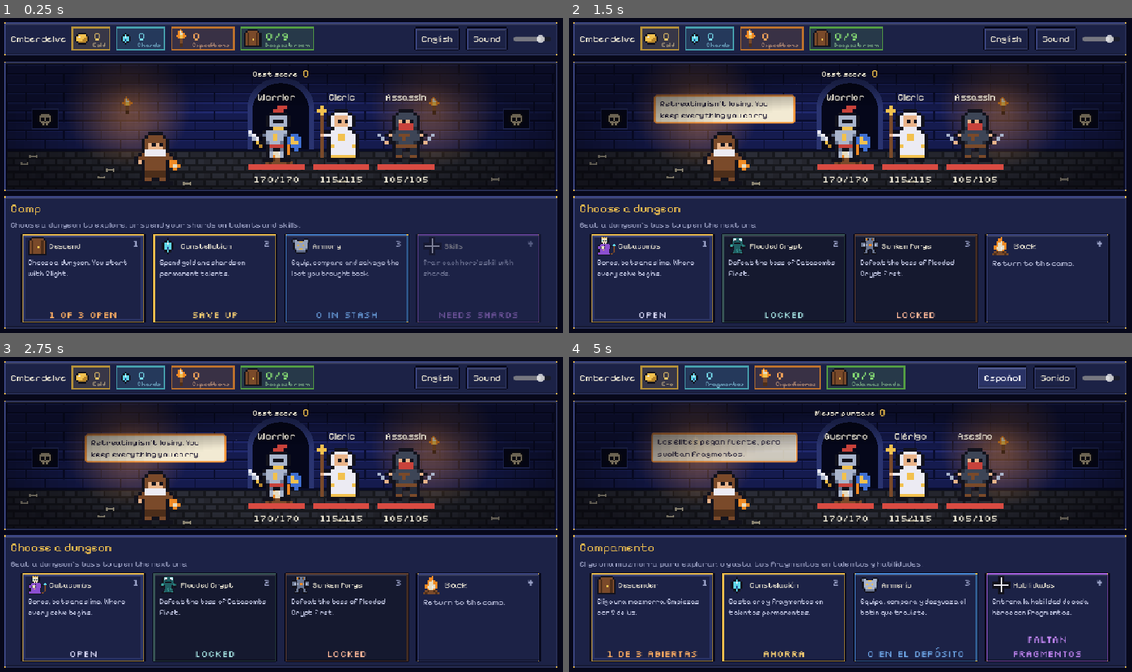
Above: before the commit, frames 1-4 (two rows, left to right).
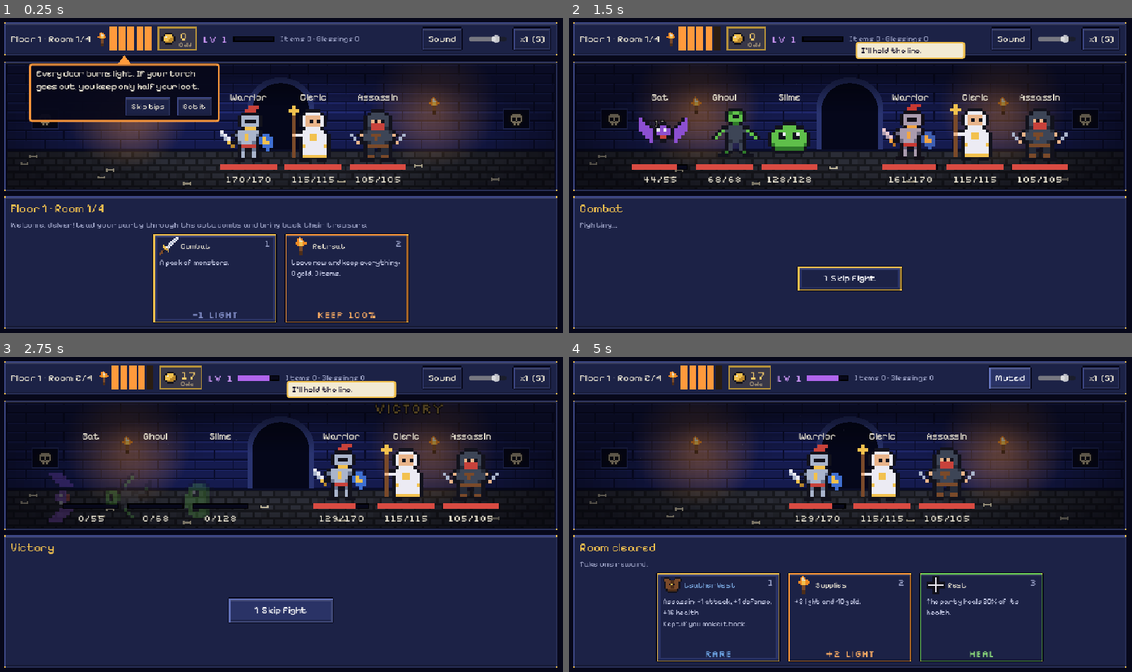
Above: after the commit, the same moments.

Repository: Morimx/emberdelve
Game: Godot game, scene res://scenes/main.tscn
Same seed, same stepped clock (60 frames per second), same inputs: the game is played once before the commit and once after it.
Inputs (mouse positions are in pixels of both pictures, inside the frame that each line leads up to; where the layout moved, square brackets give the same spot in the first picture):
- Up to frame 1 (0.25 s): no input
- Up to frame 2 (1.5 s): click (782, 279) [653, 279] at 0.5 s; click (1103, 106) at 1.25 s, where only the run after the commit has a clickable "Got it"
- Up to frame 3 (2.75 s): click (281, 618) at 2 s, where only the run after the commit has a clickable "1 Skip fight"
- Up to frame 4 (5 s): click (850, 609) at 2.75 s, where only the run after the commit has a clickable "1 Skip fight"; click (918, 542) at 3.5 s, where only the run after the commit has a clickable "Got it"; click (1008, 379) at 4.25 s, where only the run before the commit has a clickable "English"

The runs differ from the first frame. In frame 1, 17% of the frame differs, in the area x 1-98%, y 2-97%; in frame 2, 18%; in frame 3, 18%; in frame 4, 18%.

Commit message:
Add first-run tutorial tips, idle breathing and room fades
New players start straight in the Catacombs with short, skippable coach tips
(torch, combat speed, rewards, blessings, retreat, boss, constellation).
Seen tips are stored in the save; older saves with runs skip the tutorial.

Diff:
--- a/scripts/core/locale_es.gd
+++ b/scripts/core/locale_es.gd
@@ -13,6 +13,17 @@
 	"%d ready": "%d listos",
 	"(%d more to choose)": "(quedan %d por elegir)",
 	"(Couldn't save: %s)": "(No se pudo guardar: %s)",
+	# --- tutorial ---
+	"Welcome, delver! Lead your party through the catacombs and bring back their treasure.": "¡Bienvenido, explorador! Guía a tu grupo por las catacumbas y trae de vuelta su tesoro.",
+	"Every door burns light. If your torch goes out, you keep only half your loot.": "Cada puerta gasta luz. Si se apaga la antorcha, te quedas solo con la mitad del botín.",
+	"Your heroes fight on their own. Press S to speed up, or skip the fight.": "Tus héroes pelean solos. Pulsa S para acelerar o salta el combate.",
+	"Pick one reward. Items you carry out become permanent gear.": "Elige una recompensa. Los objetos que saques se vuelven equipo permanente.",
+	"Blessings power up the whole party until this expedition ends.": "Las bendiciones potencian a todo el grupo hasta que termine la expedición.",
+	"Your light is low! Retreat now to keep 100% of your loot.": "¡Queda poca luz! Retírate ahora para quedarte con el 100% del botín.",
+	"The boss waits behind this door. Beat it to open the next dungeon.": "El jefe espera tras esta puerta. Véncelo para abrir la siguiente mazmorra.",
+	"Spend what you brought back on permanent talents, then delve again.": "Gasta lo que trajiste en talentos permanentes y vuelve a bajar.",
+	"Skip tips": "Saltar consejos",
+	"Got it": "Entendido",
 	"+%d LIGHT": "+%d LUZ",
 	"+%d attack": "+%d ataque",
 	"+%d defense": "+%d defensa",
--- a/scripts/core/meta_state.gd
+++ b/scripts/core/meta_state.gd
@@ -41,6 +41,17 @@
 ## Volumen general (0 a 1) e idioma elegido ("" = el del navegador).
 var volume := 0.8
 var language := ""
+## Consejos del tutorial ya mostrados (id -> true). tips_off = el jugador los salteó.
+var tips_seen := {}
+var tips_off := false
+
+
+func should_tip(id: String) -> bool:
+	return not tips_off and not tips_seen.has(id)
+
+
+func mark_tip(id: String) -> void:
+	tips_seen[id] = true
 
 
 func is_dungeon_unlocked(d: DungeonData) -> bool:
@@ -271,6 +282,7 @@
 		"cleared": cleared.duplicate(), "skill_levels": skill_levels.duplicate(),
 		"scores": scores.duplicate(true),
 		"settings": {"muted": muted, "volume": volume, "language": language},
+		"tips": {"seen": tips_seen.keys(), "off": tips_off},
 		"saved_at": Time.get_unix_time_from_system(),
 	}
 
@@ -379,6 +391,14 @@
 		m.muted = bool(settings.get("muted", false))
 		m.volume = clampf(float(settings.get("volume", 0.8)), 0.0, 1.0)
 		m.language = String(settings.get("language", ""))
+	# Guardados de antes del tutorial: quien ya jugó no necesita los consejos.
+	var tips = d.get("tips", {"off": m.runs > 0})
+	if tips is Dictionary:
+		m.tips_off = bool(tips.get("off", false))
+		var seen = tips.get("seen", [])
+		if seen is Array:
+			for id in seen:
+				m.tips_seen[str(id)] = true
 	return m
 
 
--- /dev/null
+++ b/scripts/ui/coach_tip.gd
@@ -0,0 +1,102 @@
+class_name CoachTip
+extends Control
+## Consejo del tutorial: globo con texto corto y una flecha que rebota señalando un
+## elemento de la UI. No bloquea el juego: se cierra con "Got it", al saltar los consejos
+## o cuando main cambia de pantalla.
+
+signal dismissed(skip_all: bool)
+
+const WIDTH := 300.0
+const ARROW := Vector2(22, 14)
+const BOUNCE := 6.0
+
+var _target: Control
+var _panel := PanelContainer.new()
+var _arrow := Control.new()
+var _below := true
+var _bounce: Tween
+
+
+func show_for(target: Control, text: String, layer: Control) -> void:
+	_target = target
+	set_anchors_and_offsets_preset(Control.PRESET_FULL_RECT)
+	mouse_filter = Control.MOUSE_FILTER_IGNORE
+	z_index = 10
+	var box := StyleBoxFlat.new()
+	box.bg_color = Color(UiSkin.INK, 0.95)
+	box.border_color = UiSkin.TORCH
+	box.set_border_width_all(3)
+	box.set_corner_radius_all(4)
+	box.content_margin_left = 12
+	box.content_margin_right = 12
+	box.content_margin_top = 8
+	box.content_margin_bottom = 8
+	_panel.add_theme_stylebox_override("panel", box)
+	add_child(_panel)
+	var column := VBoxContainer.new()
+	column.add_theme_constant_override("separation", 6)
+	_panel.add_child(column)
+	var label := Label.new()
+	label.text = text
+	label.autowrap_mode = TextServer.AUTOWRAP_WORD_SMART
+	label.custom_minimum_size.x = WIDTH
+	label.add_theme_font_size_override("font_size", 15)
+	label.add_theme_color_override("font_color", UiSkin.TEXT)
+	column.add_child(label)
+	var buttons := HBoxContainer.new()
+	buttons.alignment = BoxContainer.ALIGNMENT_END
+	buttons.add_theme_constant_override("separation", 8)
+	column.add_child(buttons)
+	for entry in [[tr("Skip tips"), true], [tr("Got it"), false]]:
+		var b := Button.new()
+		b.text = entry[0]
+		b.focus_mode = Control.FOCUS_NONE  # el foco de teclado sigue en las cartas
+		b.add_theme_font_size_override("font_size", 13)
+		b.pressed.connect(func() -> void: dismissed.emit(entry[1]))
+		buttons.add_child(b)
+	_arrow.mouse_filter = Control.MOUSE_FILTER_IGNORE
+	_arrow.size = ARROW
+	_arrow.draw.connect(_draw_arrow)
+	add_child(_arrow)
+	layer.add_child(self)
+	modulate.a = 0.0
+	# Se ubica cuando el layout ya acomodó al objetivo.
+	await get_tree().process_frame
+	if not is_inside_tree():
+		return
+	_place()
+	get_viewport().size_changed.connect(_place)
+	create_tween().tween_property(self, "modulate:a", 1.0, 0.2)
+
+
+## Arriba del objetivo si está en la mitad inferior de la pantalla; si no, debajo.
+func _place() -> void:
+	if not is_instance_valid(_target) or not _target.is_visible_in_tree():
+		visible = false
+		return
+	var r := _target.get_global_rect()
+	_below = r.get_center().y < get_viewport_rect().size.y / 2.0
+	_panel.reset_size()
+	var ps := _panel.size
+	var origin := global_position
+	var arrow_y := r.end.y + 4.0 if _below else r.position.y - 4.0 - ARROW.y
+	var panel_y := arrow_y + ARROW.y if _below else arrow_y - ps.y
+	var panel_x := clampf(r.get_center().x - ps.x / 2.0, 8.0, size.x - ps.x - 8.0)
+	_panel.position = Vector2(panel_x, panel_y) - origin
+	_arrow.position = Vector2(r.get_center().x - ARROW.x / 2.0, arrow_y) - origin
+	_arrow.queue_redraw()
+	if _bounce:
+		_bounce.kill()
+	# El globo y la flecha rebotan hacia el objetivo.
+	var away := BOUNCE if _below else -BOUNCE
+	_bounce = create_tween().set_loops()
+	_bounce.tween_property(self, "position:y", away, 0.45).set_trans(Tween.TRANS_SINE).set_ease(Tween.EASE_IN_OUT)
+	_bounce.tween_property(self, "position:y", 0.0, 0.45).set_trans(Tween.TRANS_SINE).set_ease(Tween.EASE_IN_OUT)
+
+
+func _draw_arrow() -> void:
+	var tip_y := 0.0 if _below else ARROW.y
+	var base_y := ARROW.y if _below else 0.0
+	_arrow.draw_colored_polygon(PackedVector2Array([
+		Vector2(ARROW.x / 2.0, tip_y), Vector2(0, base_y), Vector2(ARROW.x, base_y),
+	]), UiSkin.TORCH)
--- a/scripts/ui/main.gd
+++ b/scripts/ui/main.gd
@@ -72,6 +72,7 @@
 var _backdrop: DungeonBackdrop
 ## Puntajes sobre la escena: la tabla al terminar una expedición o el récord en el campamento.
 var _score_panel: Control
+var _tip: CoachTip
 var _lanes: HBoxContainer
 var _enemy_row: HBoxContainer
 var _party_row: HBoxContainer
@@ -96,6 +97,12 @@
 	Locale.apply(meta.language)
 	_update_hud()
 	var resumed := RunStore.load_run(meta)
+	if resumed == null and meta.runs == 0 and meta.should_tip("start"):
+		# Primera vez: directo a la primera mazmorra, sin pasar por el campamento.
+		meta.mark_tip("start")
+		_rewarded_offered = true  # sin anuncio antes de la primera partida
+		_start_expedition(&"catacombs", tr("Welcome, delver! Lead your party through the catacombs and bring back their treasure."))
+		return
 	if resumed == null:
 		_show_camp(tr("This save comes from a newer version of the game and won't be modified.") if meta.newer_save else "")
 		return
@@ -181,7 +188,7 @@
 	for t in catalog:
 		if meta.can_buy(t):
 			affordable += 1
-	_add_card(SpriteBank.icon(&"gem"), tr("Constellation"), tr("Spend gold and shards on permanent talents."), tr("%d available") % affordable if affordable > 0 else tr("Save up"), UiSkin.GOLD, _open_talents)
+	var talents_card := _add_card(SpriteBank.icon(&"gem"), tr("Constellation"), tr("Spend gold and shards on permanent talents."), tr("%d available") % affordable if affordable > 0 else tr("Save up"), UiSkin.GOLD, _open_talents)
 	_add_card(SpriteBank.icon(&"armor"), tr("Armory"), tr("Equip, compare and salvage the loot you brought back."), tr("%d in stash") % meta.stash.size(), Loot.RARITY_COLORS[2], _open_armory)
 	var upgradable := 0
 	for h: HeroData in GameData.HEROES:
@@ -189,6 +196,8 @@
 			upgradable += 1
 	_add_card(SpriteBank.icon(&"cross"), tr("Skills"), tr("Train each hero's skill with shards."), tr("%d ready") % upgradable if upgradable > 0 else tr("Needs shards"), BOON_COLOR, _show_skills)
 	_focus_first_card()
+	if meta.runs > 0:
+		_coach("camp", talents_card, tr("Spend what you brought back on permanent talents, then delve again."))
 
 
 func _show_dungeon_select() -> void:
@@ -224,13 +233,13 @@
 		_show_skills()
 
 
-func _start_expedition(dungeon_id: StringName = &"catacombs") -> void:
+func _start_expedition(dungeon_id: StringName = &"catacombs", intro := "") -> void:
 	if not _rewarded_offered:
 		Platform.request_ad("midgame")
 	_rewarded_offered = false
 	_attach(GameData.new_expedition(meta, randi(), dungeon_id))
 	_save_run()
-	_show_doors(tr("You enter the %s. Every room burns light: get out before it goes dark.") % tr(GameData.dungeon(dungeon_id).display_name))
+	_show_doors(intro if intro != "" else tr("You enter the %s. Every room burns light: get out before it goes dark.") % tr(GameData.dungeon(dungeon_id).display_name))
 
 
 ## Muestra la elección pendiente que corresponda: nivel, recompensa o puertas.
@@ -249,6 +258,7 @@
 	_show_party_only()
 	_set_text(tr(expedition.floor_label()), message if message != "" else tr("Choose the next door, or retreat with all your loot."))
 	_clear_cards()
+	var boss_card: ChoiceCard
 	for kind: StringName in expedition.current_doors():
 		var door: Dictionary = DOORS[kind]
 		var cost: int = Expedition.TORCH_COST[kind]
@@ -263,8 +273,16 @@
 			icon = SpriteBank.icon(boss.id, 2)
 		var card := _add_card(icon, door_name, tr(door.desc), footer, door.color, _on_door.bind(kind))
 		card.disabled = not expedition.can_enter(kind)
-	_add_card(SpriteBank.icon(&"torch"), tr("Retreat"), tr("Leave now and keep everything: %d gold, %d items.") % [expedition.gold, expedition.items.size()], tr("Keep 100%"), UiSkin.TORCH, _on_retreat)
+		if kind == &"boss":
+			boss_card = card
+	var retreat := _add_card(SpriteBank.icon(&"torch"), tr("Retreat"), tr("Leave now and keep everything: %d gold, %d items.") % [expedition.gold, expedition.items.size()], tr("Keep 100%"), UiSkin.TORCH, _on_retreat)
 	_focus_first_card()
+	if expedition.torch <= 2 and meta.should_tip("retreat"):
+		_coach("retreat", retreat, tr("Your light is low! Retreat now to keep 100% of your loot."))
+	elif boss_card != null and meta.should_tip("boss"):
+		_coach("boss", boss_card, tr("The boss waits behind this door. Beat it to open the next dungeon."))
+	else:
+		_coach("doors", _torch, tr("Every door burns light. If your torch goes out, you keep only half your loot."))
 
 
 func _show_levelup() -> void:
@@ -278,6 +296,7 @@
 		var boon: BoonData = expedition.levelup_options[i]
 		_add_card(SpriteBank.icon(BOON_ICONS.get(boon.stat, &"fire")), tr(boon.display_name), tr(boon.description), tr("Blessing"), BOON_COLOR, _on_levelup.bind(i))
 	_focus_first_card()
+	_coach("levelup", _cards, tr("Blessings power up the whole party until this expedition ends."))
 
 
 func _show_rewards() -> void:
@@ -302,6 +321,7 @@
 			&"boon":  # autoguardados de versiones anteriores
 				_add_card(SpriteBank.icon(&"fire"), tr(r.boon.display_name), tr(r.boon.description), tr("Blessing"), BOON_COLOR, _on_reward.bind(i))
 	_focus_first_card()
+	_coach("reward", _cards, tr("Pick one reward. Items you carry out become permanent gear."))
 
 
 func _show_result() -> void:
@@ -473,7 +493,7 @@
 func _on_door(kind: StringName) -> void:
 	_clear_cards()
 	Audio.play(&"door")
-	_backdrop.set_scene(ROOM_SCENES.get(kind, &"corridor"))
+	await _fade_stage(_backdrop.set_scene.bind(ROOM_SCENES.get(kind, &"corridor")))
 	var result := expedition.enter(kind)
 	if result.has("error"):
 		_show_doors(result.error)
@@ -535,6 +555,7 @@
 	skip.pressed.connect(func() -> void: skipping = true)
 	_cards.add_child(skip)
 	skip.grab_focus.call_deferred()
+	_coach("combat", _speed_button, tr("Your heroes fight on their own. Press S to speed up, or skip the fight."))
 	await get_tree().process_frame  # que el layout ubique las vistas antes del primer número
 
 	var boss_fight: bool = result.kind == &"boss"
@@ -614,6 +635,24 @@
 	return 0.0
 
 
+## Oscurece la escena, aplica el cambio de sala y vuelve a aclarar (sin esperar el final).
+func _fade_stage(change: Callable) -> void:
+	var stage := _backdrop.get_parent() as Control
+	var veil := ColorRect.new()
+	veil.color = Color(UiSkin.INK, 0.0)
+	veil.set_anchors_and_offsets_preset(Control.PRESET_FULL_RECT)
+	veil.mouse_filter = Control.MOUSE_FILTER_IGNORE
+	veil.z_index = 5
+	stage.add_child(veil)
+	var tw := create_tween()
+	tw.tween_property(veil, "color:a", 1.0, 0.15)
+	await tw.finished
+	change.call()
+	var out := create_tween()
+	out.tween_property(veil, "color:a", 0.0, 0.3).set_delay(0.05)
+	out.tween_callback(veil.queue_free)
+
+
 func _float_at(global_point: Vector2, text: String, color: Color, big := false) -> void:
 	var label: FloatingText = FLOATING_TEXT.instantiate()
 	_fx.add_child(label)
@@ -759,6 +798,34 @@
 			_set_text(tr("A quiet shrine"), tr("A blue flame rekindles your torch: +%d light.") % result.light, Color("5fd6e8"))
 			_add_card(SpriteBank.icon(&"torch"), tr("Rekindled"), tr("The spirit of the shrine lends you its flame."), tr("+%d LIGHT") % result.light, UiSkin.TORCH, _show_next.bind(""))
 	_focus_first_card()
+
+
+# --- tutorial -----------------------------------------------------------------
+
+## Consejo del tutorial señalando target, solo la primera vez y si no se saltearon.
+func _coach(id: String, target: Control, text: String) -> void:
+	if meta == null or not meta.should_tip(id) or not is_instance_valid(target):
+		return
+	_dismiss_tip()
+	meta.mark_tip(id)
+	_save_meta()
+	_tip = CoachTip.new()
+	_tip.dismissed.connect(_on_tip_dismissed)
+	_tip.show_for(target, text, _fx)
+
+
+func _on_tip_dismissed(skip_all: bool) -> void:
+	if skip_all:
+		meta.tips_off = true
+		_save_meta()
+	_dismiss_tip()
+	_focus_first_card()
+
+
+func _dismiss_tip() -> void:
+	if is_instance_valid(_tip):
+		_tip.queue_free()
+	_tip = null
 
 
 # --- diálogos ----------------------------------------------------------------
@@ -1078,6 +1145,7 @@
 
 
 func _clear_cards() -> void:
+	_dismiss_tip()
 	for child in _cards.get_children():
 		_cards.remove_child(child)
 		child.queue_free()
--- a/scripts/ui/unit_view.gd
+++ b/scripts/ui/unit_view.gd
@@ -8,6 +8,7 @@
 
 var unit: Unit
 var _base_x := 0.0
+var _idle: Tween
 
 @onready var _name: Label = %Name
 @onready var _body: Control = %Body
@@ -41,6 +42,27 @@
 	var alive := hp > 0
 	_sprite.modulate.a = 1.0 if alive else 0.25
 	_sprite.rotation = 0.0 if alive else (PI / 2.0 if not unit.is_enemy else -PI / 2.0)
+	if alive and _idle == null:
+		_breathe()
+	elif not alive:
+		_stop_idle()
+
+
+## Respiración en reposo: sube y baja un poco, desfasada entre personajes.
+func _breathe() -> void:
+	var lift := 5.0 if unit.max_hp > 300 and unit.is_enemy else 3.0
+	var period := randf_range(0.7, 0.9)
+	_idle = create_tween().set_loops()
+	_idle.tween_interval(randf() * 0.4)
+	_idle.tween_property(_sprite, "position:y", -lift, period).set_trans(Tween.TRANS_SINE).set_ease(Tween.EASE_IN_OUT)
+	_idle.tween_property(_sprite, "position:y", 0.0, period).set_trans(Tween.TRANS_SINE).set_ease(Tween.EASE_IN_OUT)
+
+
+func _stop_idle() -> void:
+	if _idle:
+		_idle.kill()
+		_idle = null
+	_sprite.position.y = 0.0
 
 
 ## Punto de origen para los números flotantes, en coordenadas globales.
@@ -69,6 +91,7 @@
 
 
 func die() -> void:
+	_stop_idle()
 	var tw := create_tween().set_parallel()
 	tw.tween_property(_sprite, "modulate:a", 0.25, 0.35)
 	tw.tween_property(_sprite, "rotation", PI / 2.0 if not unit.is_enemy else -PI / 2.0, 0.3).set_trans(Tween.TRANS_BACK).set_ease(Tween.EASE_IN)
--- a/tests/run_tests.gd
+++ b/tests/run_tests.gd
@@ -44,6 +44,7 @@
 	"test_class_gear_and_charms",
 	"test_meta_v6_moves_party_gear_to_heroes",
 	"test_run_item_boosts_only_its_hero",
+	"test_tips_roundtrip",
 ]
 const TMP := "user://test_tmp.json"
 
@@ -491,6 +492,19 @@
 	return true
 
 
+func test_tips_roundtrip() -> bool:
+	var meta := MetaState.new()
+	_check(meta.should_tip("doors"), "partida nueva: muestra consejos")
+	meta.mark_tip("doors")
+	var loaded := MetaState.from_dict(meta.to_dict())
+	_check(not loaded.should_tip("doors") and loaded.should_tip("combat"), "consejos vistos se guardan")
+	loaded.tips_off = true
+	_check(not MetaState.from_dict(loaded.to_dict()).should_tip("combat"), "saltar consejos se guarda")
+	_check(not MetaState.from_dict({"version": 6, "runs": 3}).should_tip("doors"), "guardado viejo con partidas: sin tutorial")
+	_check(MetaState.from_dict({"version": 6, "runs": 0}).should_tip("doors"), "guardado viejo sin partidas: con tutorial")
+	return true
+
+
 func test_settings_roundtrip() -> bool:
 	var meta := MetaState.new()
 	meta.volume = 0.35
